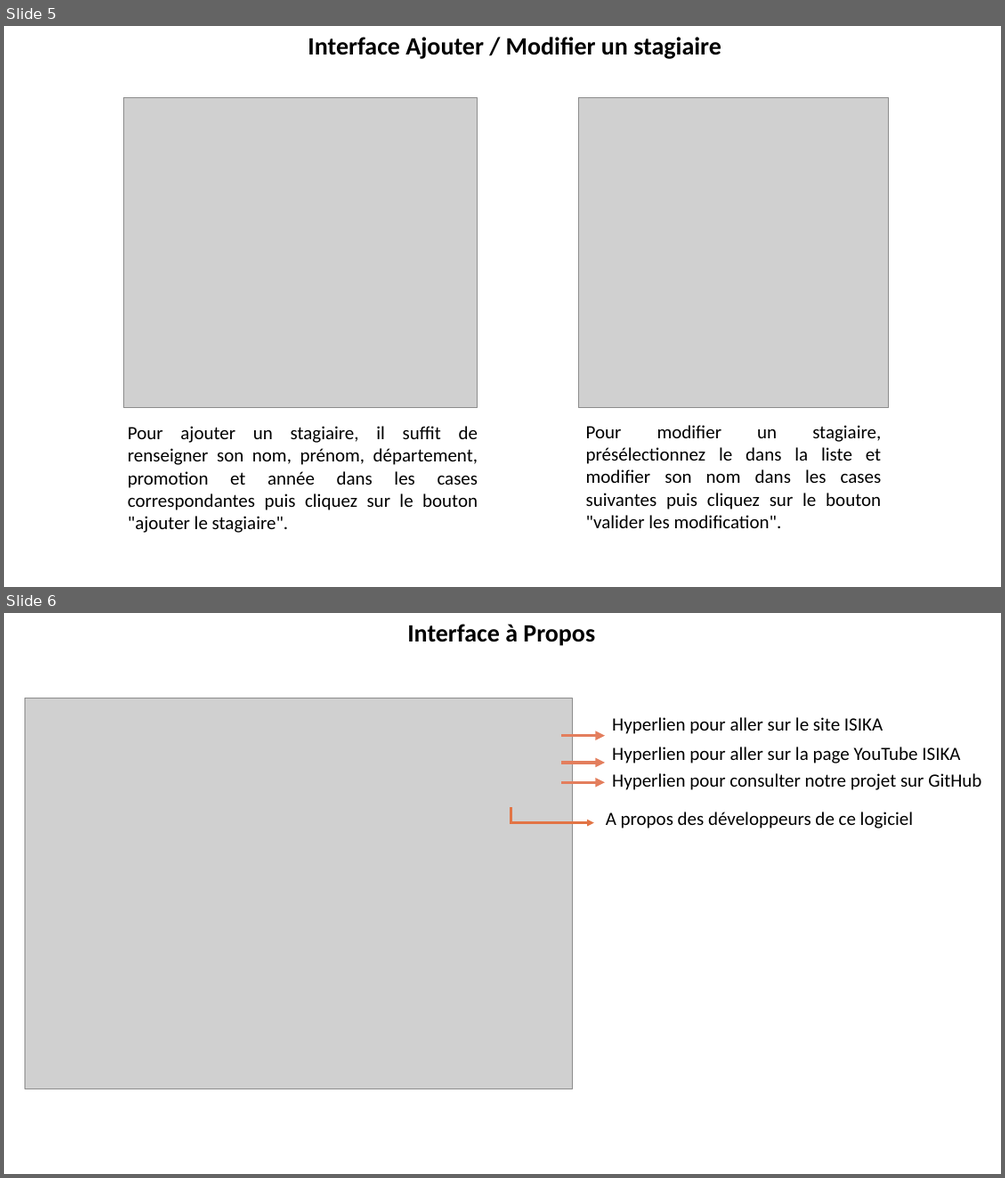
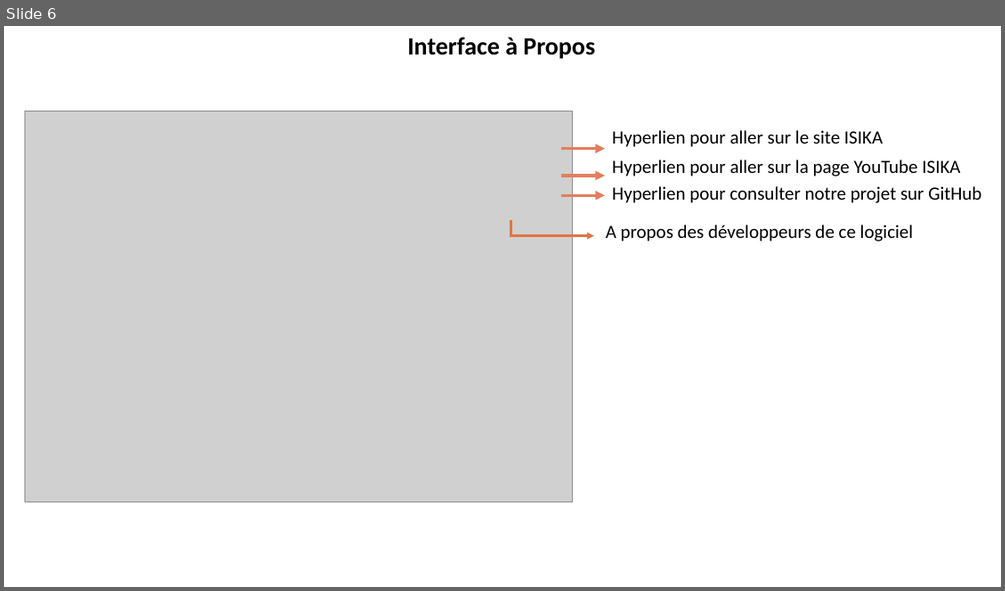
Before and after one commit to Farah404/LogicielGestionStagiaires, a slide deck: Manuel/ManuelPPT.pptx. Shown one above the other, each under a label of ours: slides 5 and 6 before the commit, slide 6 after it. The pictures are 1005x1178 and 1005x591 pixels, drawn with LibreOffice and Linux fonts; fonts in the diff are those of the drawing; grey boxes stand for pictures. Boxes give left, top, right and bottom in pixels: in the first picture for what was removed or moved away, otherwise in the second. Text is boxed around its words. In the diff, an @@ line names an element or a change of style, - is before the commit and + after.

```diff
--- a/Manuel/ManuelPPT.pptx
+++ b/Manuel/ManuelPPT.pptx
@@ slide 5 removed at (4,26,1001,587), background #FFFFFF @@
@@ text removed at (307,37,721,59) @@
-Interface Ajouter / Modifier un stagiaire
@@ picture removed at (123,98,477,408) @@
@@ picture removed at (578,98,889,408) @@
@@ text removed at (128,426,478,532) @@
-Pour ajouter un stagiaire, il suffit de renseigner son nom, prénom, département, promotion et année dans les cases correspondantes puis cliquez sur le bouton "ajouter le stagiaire".
@@ text removed at (586,425,882,528) @@
-Pour modifier un stagiaire, présélectionnez le dans la liste et modifier son nom dans les cases suivantes puis cliquez sur le bouton "valider les modification".
```
Also in this commit, not shown: 3 slides changed, 1 slide added, 9 other files.
